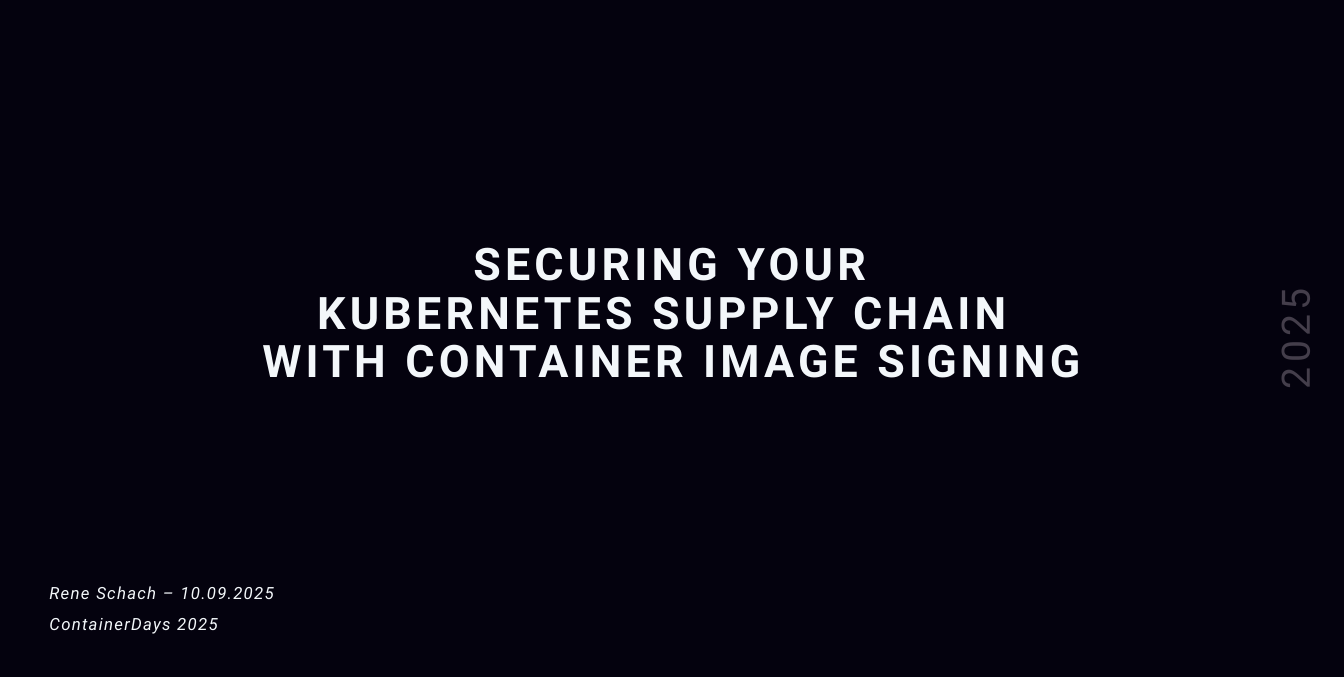
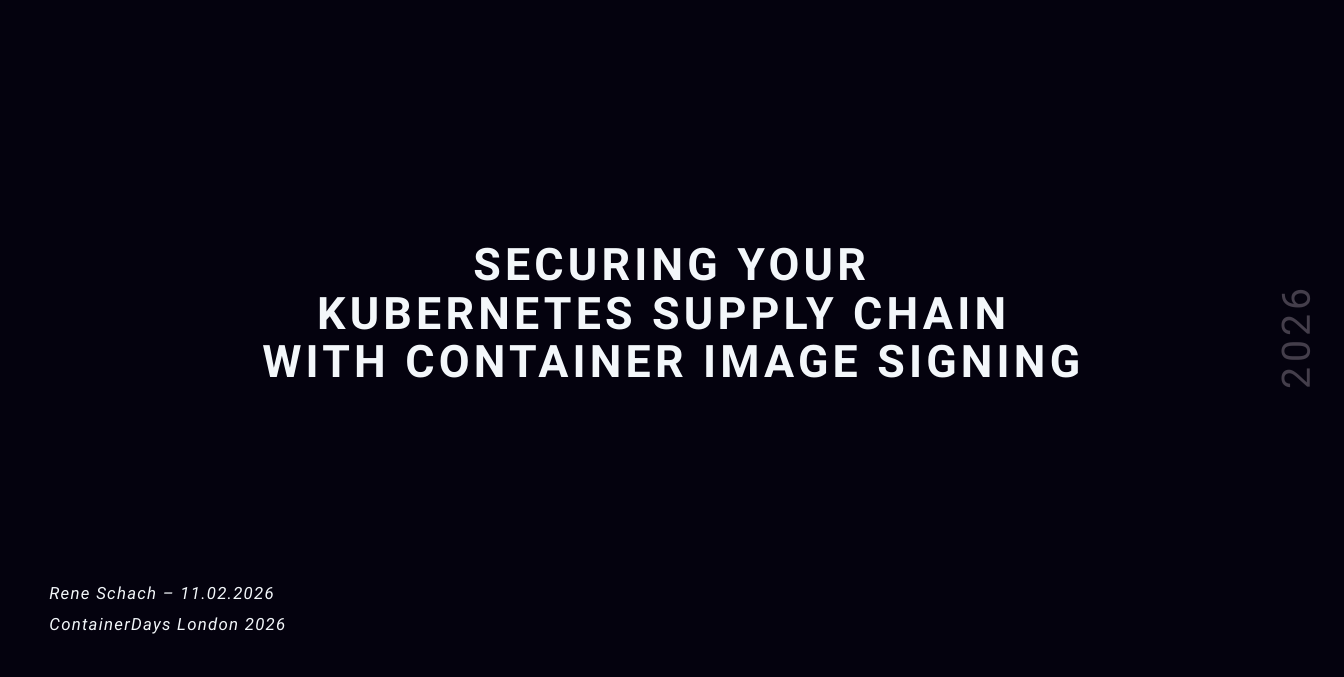
Before and after one commit to relusc/talks, a slide deck: slide 1 of containerdays/Image_Signing_Cosign.pptx. Drawn at 1344x677 pixels with LibreOffice and Linux fonts; fonts in the diff are those of the drawing; background and template pictures are left out. Boxes give left, top, right and bottom in pixels: in the first picture for what was removed or moved away, otherwise in the second. Text is boxed around its words. In the diff, an @@ line names an element or a change of style, - is before the commit and + after.

Commit message:
Upload latest ContainerDays presentation

```diff
--- a/containerdays/Image_Signing_Cosign.pptx
+++ b/containerdays/Image_Signing_Cosign.pptx
@@ text at [1269,298,1321,386]: text changed @@
-2025
+2026
@@ subtitle at [49,586,285,634]: text changed @@
-Rene Schach – 10.09.2025
-ContainerDays 2025
+Rene Schach – 11.02.2026
+ContainerDays London 2026
```
Also in this commit, not shown: 6 other slides changed, 1 slide added, 2 slides removed, 1 other file.
